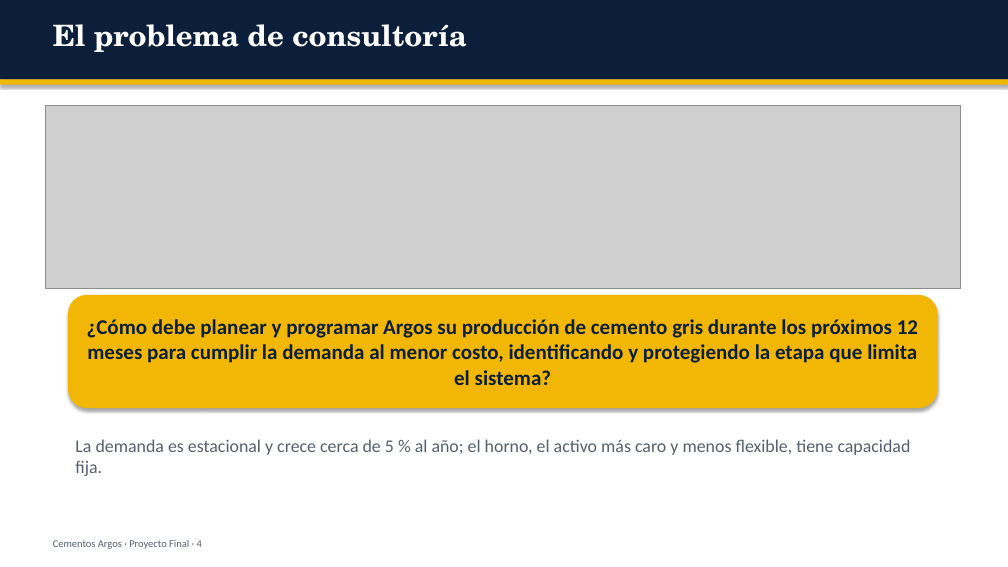
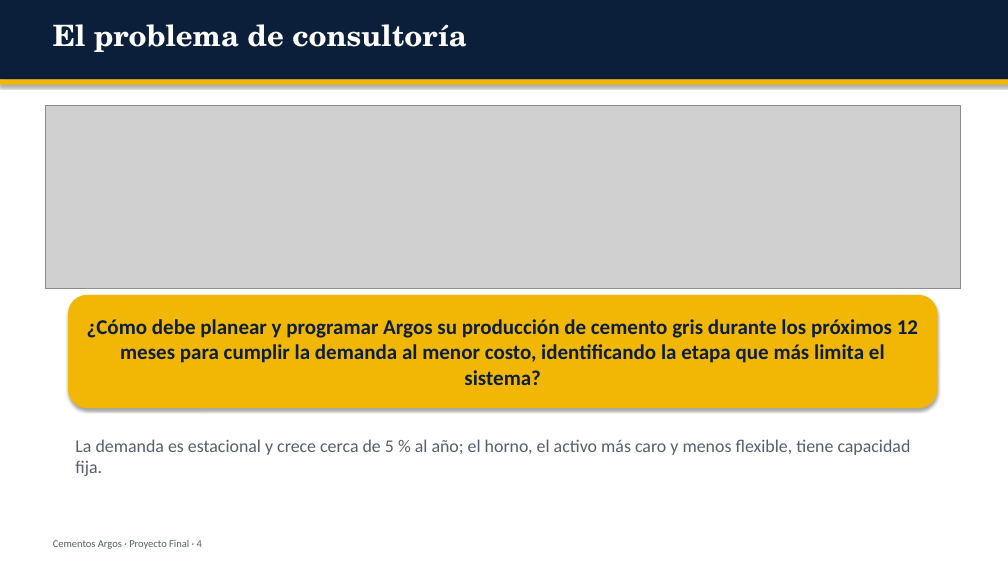
Before and after one commit to mauxysalcedo/mauxysalcedo.github.io, a slide deck: slide 4 of proyecto_final/Presentacion_Proyecto_Final_Argos.pptx. Drawn at 1008x567 pixels with LibreOffice and Linux fonts; fonts in the diff are those of the drawing; grey boxes stand for pictures. Boxes give left, top, right and bottom in pixels: in the first picture for what was removed or moved away, otherwise in the second. Text is boxed around its words. In the diff, an @@ line names an element or a change of style, - is before the commit and + after.

```diff
--- a/proyecto_final/Presentacion_Proyecto_Final_Argos.pptx
+++ b/proyecto_final/Presentacion_Proyecto_Final_Argos.pptx
@@ text in rounded rectangle at [87,319,918,385]: text changed @@
-¿Cómo debe planear y programar Argos su producción de cemento gris durante los próximos 12 meses para cumplir la demanda al menor costo, identificando y protegiendo la etapa que limita el sistema?
+¿Cómo debe planear y programar Argos su producción de cemento gris durante los próximos 12 meses para cumplir la demanda al menor costo, identificando la etapa que más limita el sistema?
```
Also in this commit, not shown: 8 other slides changed, 2 slides removed, 11 other files.
